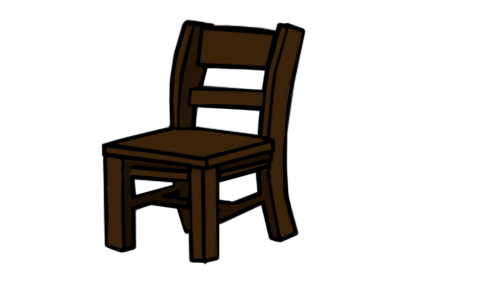
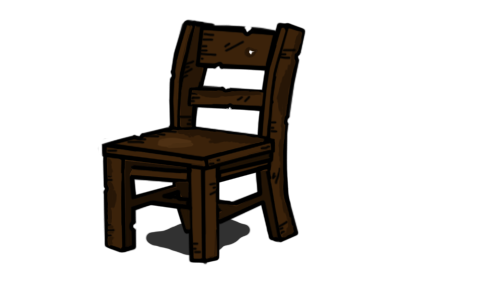
Before/after of a 500 x 300 layered artwork. What changed in the layer stack:
renamed "Katman 1" to "sandalye", painted on it over [102, 25, 302, 256]
